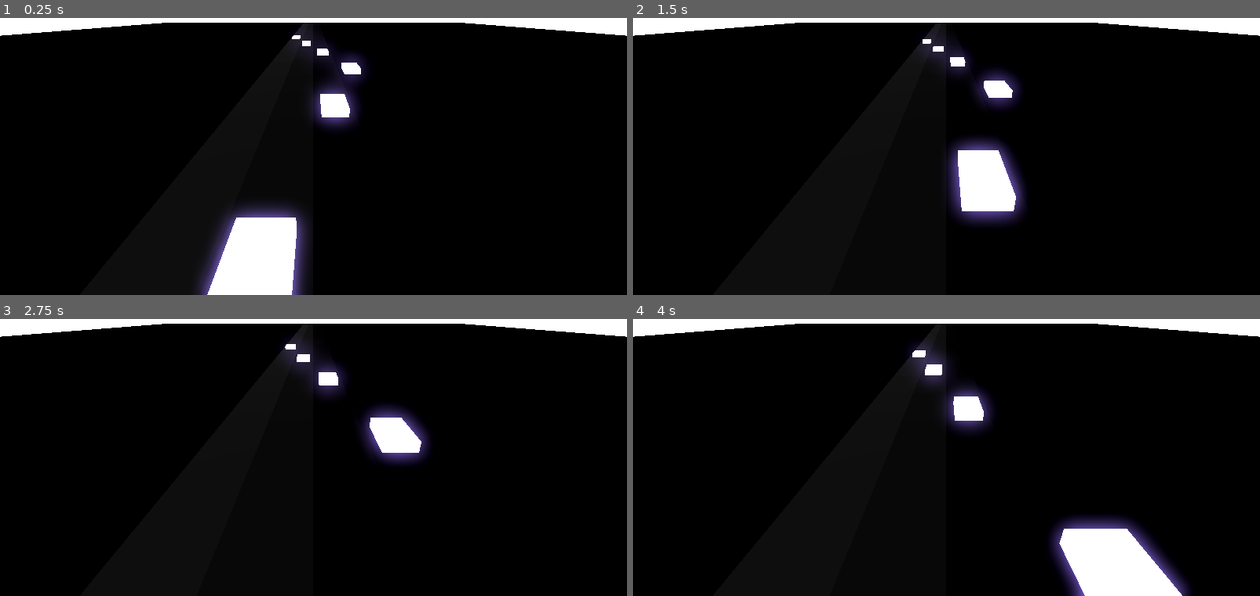
Above: before the commit, frames 1-4 (two rows, left to right).
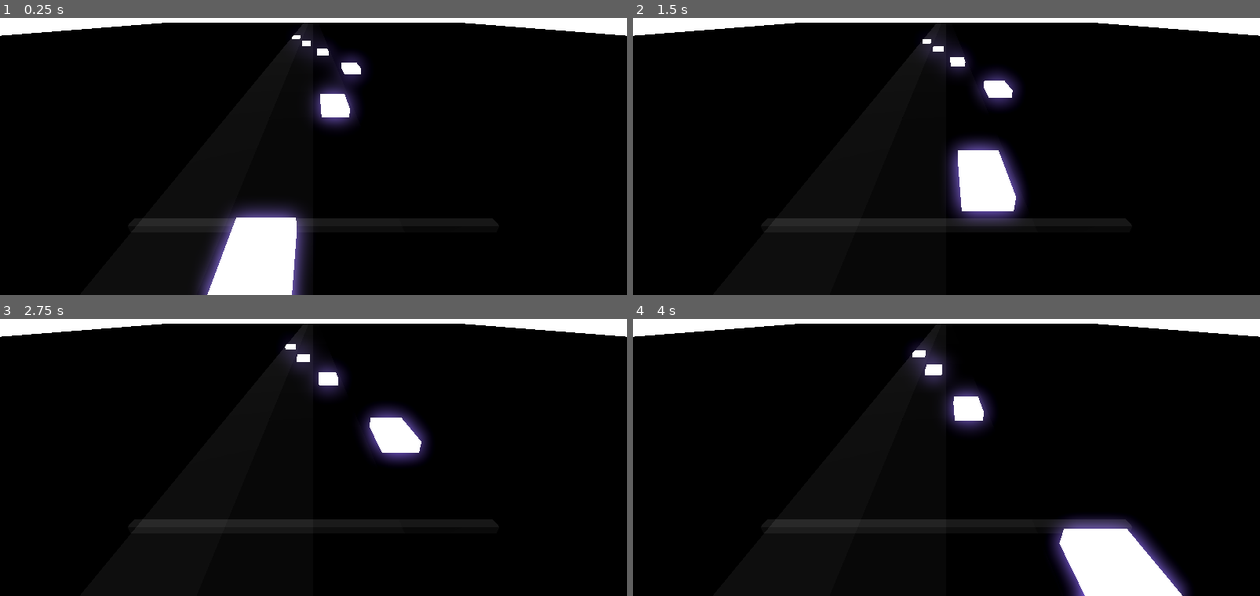
Above: after the commit, the same moments.

Repository: RafaeloxMC/fight-the-beat
Game: Godot game, scene res://scenes/game.tscn
The game is run twice, just before and just after one commit, with the same random seed, the same clock (stepped at 60 frames per second) and the same inputs. The project has no main scene, so this scene is started directly.
Inputs:
- Up to frame 1 (0.25 s): no input
- Up to frame 2 (1.5 s): tap Enter at 0.5 s; hold Right 0.53-1.28 s; tap Alt at 0.6 s; hold Down from 1.28 s (still down); tap Shift at 1.35 s
- Up to frame 3 (2.75 s): release Down at 2.03 s; hold Right from 2.03 s (still down); tap Alt at 2.1 s
- Up to frame 4 (4 s): release Right at 2.78 s; hold Up 2.78-3.53 s; tap Shift at 2.85 s; hold Left from 3.53 s (still down); tap Alt at 3.6 s

The runs differ from the first frame. In frame 1, 0.8% of the frame differs, in the area x 21-65%, y 72-76%; in frame 2, 1.1%; in frame 3, 1.2%; in frame 4, 1.4%, in the area x 21-80%, y 72-76%.

Commit message:
Add new note helper & trigger line

Diff:
--- a/scenes/game.tscn
+++ b/scenes/game.tscn
@@ -29,8 +29,13 @@
 volumetric_fog_enabled = true
 volumetric_fog_albedo = Color(0, 0, 0, 1)
 
-[node name="Game" type="Node3D" unique_id=1119444477]
+[sub_resource type="StandardMaterial3D" id="StandardMaterial3D_lbhrr"]
+transparency = 1
+albedo_color = Color(1, 1, 1, 0.09803922)
+
+[node name="Game" type="Node3D" unique_id=1119444477 node_paths=PackedStringArray("lanes")]
 script = ExtResource("2_yqjtg")
+lanes = [NodePath("Lanes/LL"), NodePath("Lanes/ML"), NodePath("Lanes/MR"), NodePath("Lanes/RR")]
 
 [node name="Floor" type="CSGBox3D" parent="." unique_id=1225637725]
 size = Vector3(64.55221, 0.1, 65.16151)
@@ -87,3 +92,8 @@
 
 [node name="WorldEnvironment" type="WorldEnvironment" parent="." unique_id=369591376]
 environment = SubResource("Environment_8cj0n")
+
+[node name="CSGBox3D" type="CSGBox3D" parent="." unique_id=1124811951]
+transform = Transform3D(1, 0, 0, 0, 1, 0, 0, 0, 1, 0, 0.2, 20)
+size = Vector3(4, 0.1, 0.1)
+material = SubResource("StandardMaterial3D_lbhrr")
--- a/scripts/bpm_based_movement.gd
+++ b/scripts/bpm_based_movement.gd
@@ -1,4 +1,7 @@
 extends Node
+
+@export var base_tile = PackedScene
+@export var lanes: Array[Node3D] = []
 
 var bpm: int = 130
 var tiles: Array[Node3D] = []
@@ -20,3 +23,11 @@
 			tiles.erase(tile)
 			print("Tile deleted!")
 		tile.position.z += speed * delta
+
+func add_new_note_to_lane(lane: Node3D) -> void:
+	var new_tile = base_tile.new().instantiate()
+	if new_tile is not Node3D:
+		new_tile.queue_free()
+		return
+	lane.add_child(new_tile as Node3D)
+	tiles.append(new_tile as Node3D)
